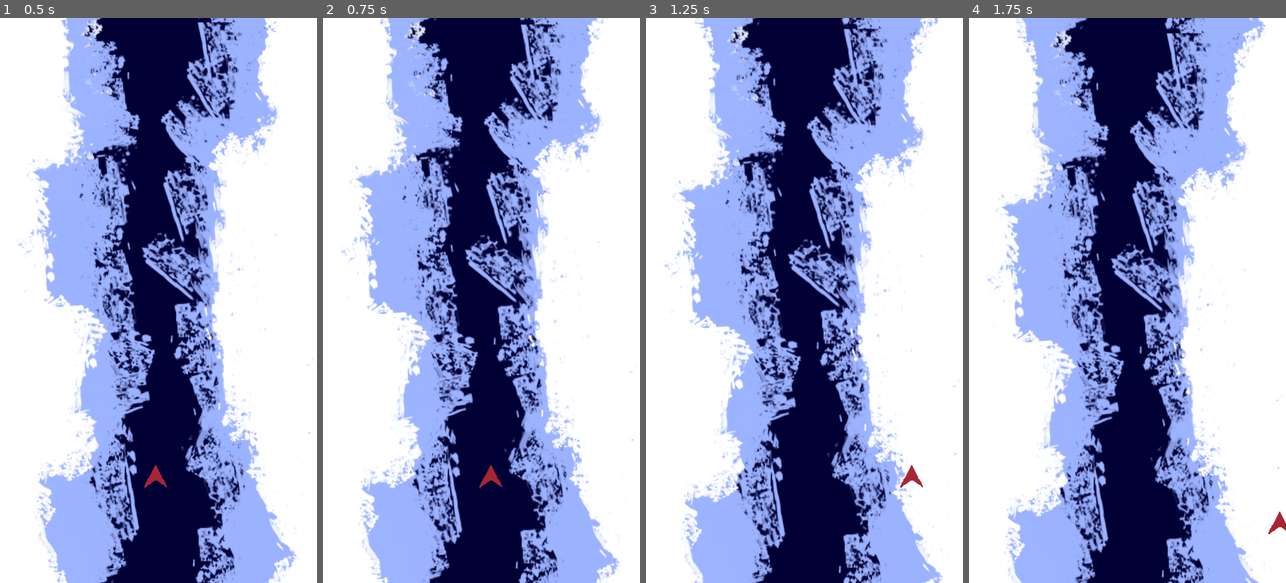
Above: before the commit, frames 1-4 (left to right).
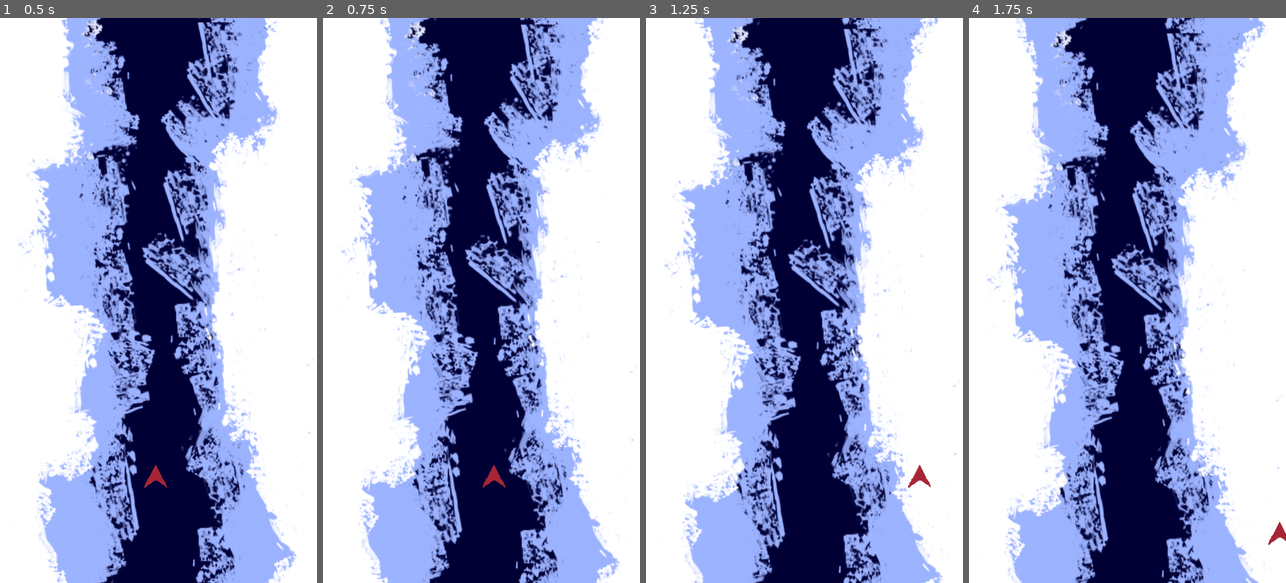
Above: after the commit, the same moments.

Repository: davidbragg/pewpewpew
Game: Godot game, scene res://scenes/main.tscn
The game is run twice, just before and just after one commit, with the same random seed, the same clock (stepped at 60 frames per second) and the same inputs.
Inputs:
- Up to frame 1 (0.5 s): no input
- Up to frame 2 (0.75 s): hold D (move_right) from 0.53 s (still down)
- Up to frame 3 (1.25 s): keep holding D (move_right)
- Up to frame 4 (1.75 s): release D (move_right) at 1.28 s; hold S (move_down) from 1.28 s (still down)

Frame 1 is identical in both runs. In frame 2, 0.1% of the frame differs, in the area x 49-58%, y 79-84%; in frame 3, 0.2%, in the area x 80-90%, y 79-84%; in frame 4, 0.2%.

Commit message:
progress on adding enemy class and kamikaze subclass

Diff:
--- a/project.godot
+++ b/project.godot
@@ -47,7 +47,19 @@
 , Object(InputEventKey,"resource_local_to_scene":false,"resource_name":"","device":-1,"window_id":0,"alt_pressed":false,"shift_pressed":false,"ctrl_pressed":false,"meta_pressed":false,"pressed":false,"keycode":0,"physical_keycode":68,"key_label":0,"unicode":100,"echo":false,"script":null)
 ]
 }
+spawn={
+"deadzone": 0.5,
+"events": [Object(InputEventJoypadMotion,"resource_local_to_scene":false,"resource_name":"","device":-1,"axis":5,"axis_value":1.0,"script":null)
+]
+}
+target={
+"deadzone": 0.5,
+"events": [Object(InputEventJoypadMotion,"resource_local_to_scene":false,"resource_name":"","device":-1,"axis":4,"axis_value":1.0,"script":null)
+]
+}
 
 [layer_names]
 
 2d_physics/layer_1="Player"
+2d_physics/layer_2="Boundary Walls"
+2d_physics/layer_3="Enemies"
--- /dev/null
+++ b/scenes/kamikaze.tscn
@@ -0,0 +1,19 @@
+[gd_scene load_steps=3 format=3 uid="uid://dbyt3bp4cnyr7"]
+
+[ext_resource type="Script" path="res://scripts/kamikaze.gd" id="1_7wbsq"]
+
+[sub_resource type="RectangleShape2D" id="RectangleShape2D_tqvku"]
+size = Vector2(25, 24)
+
+[node name="Kamikaze" type="CharacterBody2D"]
+collision_layer = 4
+script = ExtResource("1_7wbsq")
+
+[node name="ColorRect" type="ColorRect" parent="."]
+offset_right = 25.0
+offset_bottom = 25.0
+color = Color(1, 0.447059, 0.329412, 1)
+
+[node name="CollisionShape2D" type="CollisionShape2D" parent="."]
+position = Vector2(12.5, 13)
+shape = SubResource("RectangleShape2D_tqvku")
--- a/scenes/main.tscn
+++ b/scenes/main.tscn
@@ -1,10 +1,36 @@
-[gd_scene load_steps=4 format=3 uid="uid://bssj84qd2a7wc"]
+[gd_scene load_steps=7 format=3 uid="uid://bssj84qd2a7wc"]
 
 [ext_resource type="PackedScene" uid="uid://dy8sinaxdks5l" path="res://scenes/background.tscn" id="1_6srfk"]
+[ext_resource type="Script" path="res://scripts/main.gd" id="1_i3dns"]
 [ext_resource type="PackedScene" uid="uid://b6elytksonnf" path="res://scenes/play_boundary.tscn" id="2_emvnx"]
 [ext_resource type="PackedScene" uid="uid://b4rebdb6c5p5p" path="res://scenes/player.tscn" id="2_mxru2"]
+[ext_resource type="PackedScene" uid="uid://dbyt3bp4cnyr7" path="res://scenes/kamikaze.tscn" id="5_wcqs8"]
 
-[node name="Node2D" type="Node2D"]
+[sub_resource type="Curve2D" id="Curve2D_0ok36"]
+_data = {
+"points": PackedVector2Array(0, 0, 0, 0, -1, -23, 0, 0, 0, 0, 454, -22)
+}
+point_count = 2
+
+[node name="Game" type="Node2D"]
+script = ExtResource("1_i3dns")
+kamikaze_scene = ExtResource("5_wcqs8")
+kamikaze_max = 16
+
+[node name="KamikazeTimer" type="Timer" parent="."]
+wait_time = 0.16
+autostart = true
+
+[node name="KamikazeCooldownTimer" type="Timer" parent="."]
+wait_time = 5.0
+autostart = true
+
+[node name="KamikazeSpawn" type="Path2D" parent="."]
+curve = SubResource("Curve2D_0ok36")
+
+[node name="KamikazeSpawnLocation" type="PathFollow2D" parent="KamikazeSpawn"]
+position = Vector2(-1, -23)
+rotation = 0.0021978
 
 [node name="Background" type="ColorRect" parent="."]
 offset_right = 450.0
@@ -14,6 +40,12 @@
 [node name="Clouds" parent="." instance=ExtResource("1_6srfk")]
 
 [node name="Play_Boundary" parent="." instance=ExtResource("2_emvnx")]
+visible = false
+collision_layer = 2
 
 [node name="Player" parent="." instance=ExtResource("2_mxru2")]
 position = Vector2(221, 649)
+collision_mask = 2
+
+[connection signal="timeout" from="KamikazeTimer" to="." method="_on_kamikaze_timer_timeout"]
+[connection signal="timeout" from="KamikazeCooldownTimer" to="." method="_on_kamikaze_cooldown_timer_timeout"]
--- /dev/null
+++ b/scripts/enemy.gd
@@ -0,0 +1,20 @@
+extends CharacterBody2D
+
+class_name Enemy
+
+var health : int = 500
+var target : Vector2 = Vector2.ZERO
+var max_speed : int = 400
+var acceleration : int = 800
+var state : State = State.SPAWNING
+
+enum State {
+    SPAWNING,
+    TARGETING,
+    ATTACKING
+}
+
+@onready var player : CharacterBody2D = get_node('/root/Game/Player')
+
+func get_target():
+    return (player.global_position - global_position).normalized()
--- /dev/null
+++ b/scripts/kamikaze.gd
@@ -0,0 +1,17 @@
+extends Enemy
+
+class_name Kamikaze
+
+func _process(delta):
+	match state:
+		State.SPAWNING:
+			state = State.TARGETING
+		State.TARGETING:
+			target = get_target()
+			state = State.ATTACKING
+		State.ATTACKING:
+			velocity = velocity.move_toward(target * max_speed, acceleration * delta)
+			move_and_slide()
+
+	if global_position.y > get_viewport_rect().size.y + 50:
+		queue_free()
--- /dev/null
+++ b/scripts/main.gd
@@ -0,0 +1,26 @@
+extends Node2D
+
+@export var kamikaze_scene : PackedScene
+
+var spawn_kamikaze : bool = false
+var kamikaze_count : int = 0
+@export var kamikaze_max : int = 3
+
+func _on_kamikaze_cooldown_timer_timeout():
+	spawn_kamikaze = true
+
+func _on_kamikaze_timer_timeout():
+	if spawn_kamikaze:
+		add_kamikaze()
+
+func add_kamikaze():
+	var enemy = kamikaze_scene.instantiate()
+	var kamikaze_spawn_location = $KamikazeSpawn/KamikazeSpawnLocation
+	kamikaze_spawn_location.progress_ratio = randf()
+	enemy.position = kamikaze_spawn_location.position
+	add_child(enemy)
+	kamikaze_count += 1
+	if kamikaze_count >= kamikaze_max:
+		spawn_kamikaze = false
+		kamikaze_count = 0
+		kamikaze_max += 3
--- a/scripts/player.gd
+++ b/scripts/player.gd
@@ -1,7 +1,7 @@
 extends CharacterBody2D
 
 const max_speed = 300
-const acceleration = 800
+const acceleration = 1000
 const friction = 1000
 
 var input = Vector2.ZERO
